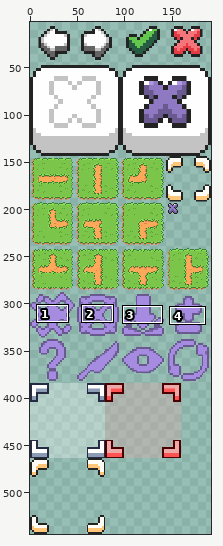
Two versions of one sprite sheet, assets/graphics/sprites/gui.png. The picture above shows the old version from afar; the outline marks the close-up.
Close-up. As it was:
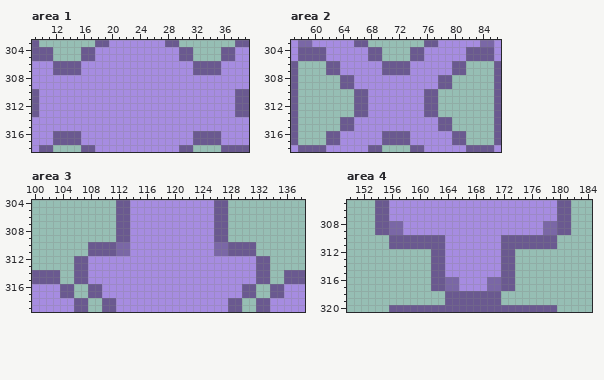
The file is 192x544 pixels. Colours within 5 levels of each other are drawn and written as one. Shown: area 1: x 9..39, y 303..318; area 2: x 57..86, y 303..318; area 3: x 100..138, y 304..319; area 4: x 150..184, y 305..320. The wide view leaves out empty margins. The commit also changed other parts of the picture, which this record leaves out.
The result:
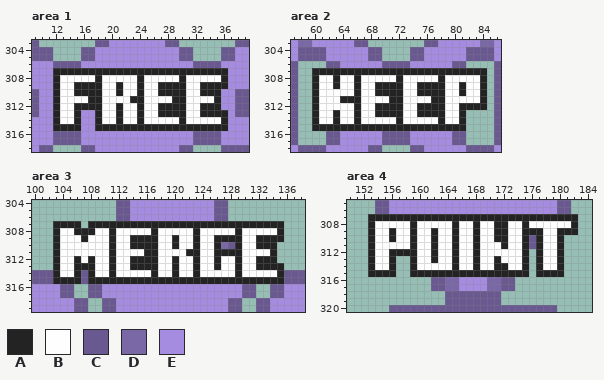
Palette (. is transparent): A #232323  B #fefefe  C #6a5990  D #7a67a6  E #a68ce1
Diff:
--- area 1
@@ x 9..39 @@
 306 EEECCCCEEEEEEEEEEEEEEEECCCCEEEE
-307 EEECCCCEEEEEEEEEEEEEEEECCCCEEEE
-308 EEEEEEEEEEEEEEEEEEEEEEEEEEEEEEE
-309 EEEEEEEEEEEEEEEEEEEEEEEEEEEEEEE
-310 CEEEEEEEEEEEEEEEEEEEEEEEEEEEECC
-311 CEEEEEEEEEEEEEEEEEEEEEEEEEEEECC
-312 CEEEEEEEEEEEEEEEEEEEEEEEEEEEECC
-313 CEEEEEEEEEEEEEEEEEEEEEEEEEEEECC
-314 EEEEEEEEEEEEEEEEEEEEEEEEEEEEEEE
-315 EEEEEEEEEEEEEEEEEEEEEEEEEEEEEEE
+307 EEEAAAAAAAAAAAAAAAAAAAAAAAAAEEE
+308 EEEABBBBBABBBBBABBBBBABBBBBAEEE
+309 EEEABBAAAABBABBABBAAAABBAAAAEEE
+310 CEEABBAAAABBABBABBAAAABBAAAEECC
+311 CEEABBBBAABBBBAABBBBAABBBBAEECC
+312 CEEABBAAAABBABBABBAAAABBAAAEECC
+313 CEEABBAEEABBABBABBAAAABBAAAAECC
+314 EEEABBAEEABBABBABBBBBABBBBBAEEE
+315 EEEAAAAEEAAAAAAAAAAAAAAAAAAAEEE
 316 EEECCCCEEEEEEEEEEEEEEEECCCCEEEE
--- area 2
@@ x 57..86 @@
 306 C....CCEEEEEECCCCEEEEEECC....C
-307 C....CCEEEEEECCCCEEEEEECC....C
-308 C......CCEEEEEEEEEEEECC......C
-309 C......CCEEEEEEEEEEEECC......C
-310 C........CCEEEEEEEECC........C
-311 C........CCEEEEEEEECC........C
-312 C........CCEEEEEEEECC........C
-313 C........CCEEEEEEEECC........C
-314 C......CCEEEEEEEEEEEECC......C
-315 C......CCEEEEEEEEEEEECC......C
+307 C..AAAAAAAAAAAAAAAAAAAAAAAAA.C
+308 C..ABBABBABBBBBABBBBBABBBBBA.C
+309 C..ABBABBABBAAAABBAAAABBABBA.C
+310 C..ABBBBBABBAAAABBAAAABBABBA.C
+311 C..ABBBAAABBBBAABBBBAABBBBBA.C
+312 C..ABBBBBABBAAAABBAAAABBAAAA.C
+313 C..ABBABBABBAAAABBAAAABBA....C
+314 C..ABBABBABBBBBABBBBBABBA....C
+315 C..AAAAAAAAAAAAAAAAAAAAAA....C
 316 C....CCEEEEEECCCCEEEEEECC....C
--- area 3
@@ x 100..138 @@
 306 ............CCEEEEEEEEEEEECC...........
-307 ............CCEEEEEEEEEEEECC...........
-308 ............CCEEEEEEEEEEEECC...........
-309 ............CCEEEEEEEEEEEECC...........
-310 ........CCCCDDEEEEEEEEEEEEDDCCCC.......
-311 ........CCCCDDEEEEEEEEEEEEDDCCCC.......
-312 ......CCEEEEEEEEEEEEEEEEEEEEEEEECC.....
-313 ......CCEEEEEEEEEEEEEEEEEEEEEEEECC.....
-314 CCCC..CCEEEEEEEEEEEEEEEEEEEEEEEECC..CCC
-315 CCCC..CCEEEEEEEEEEEEEEEEEEEEEEEECC..CCC
+307 ...AAAA.AAAAAAAAAAAAAAAAAAAAAAAAAAAA...
+308 ...ABBAAABBABBBBBABBBBBABBBBBABBBBBA...
+309 ...ABBBABBBABBAAAABBABBABBAAAABBAAAA...
+310 ...ABBBBBBBABBAAAABBABBABBADCABBAAA....
+311 ...ABBBBBBBABBBBAABBBBAABBAAAABBBBA....
+312 ...ABBABABBABBAAAABBABBABBABBABBAAA....
+313 ...ABBAAABBABBAAAABBABBABBABBABBAAAA...
+314 CCCABBACABBABBBBBABBABBABBBBBABBBBBACCC
+315 CCCAAAACAAAAAAAAAAAAAAAAAAAAAAAAAAAACCC
 316 EEEECC..CCEEEEEEEEEEEEEEEEEEEECC..CCEEE
--- area 4
@@ x 150..184 @@
 306 ....CCEEEEEEEEEEEEEEEEEEEEEEEECC...
-307 ....CCEEEEEEEEEEEEEEEEEEEEEEEECC...
-308 ....CCDDEEEEEEEEEEEEEEEEEEEEDDCC...
-309 ....CCDDEEEEEEEEEEEEEEEEEEEEDDCC...
-310 ......CCCCCCCCEEEEEEEECCCCCCCC.....
-311 ......CCCCCCCCEEEEEEEECCCCCCCC.....
-312 ............CCEEEEEEEECC...........
-313 ............CCEEEEEEEECC...........
-314 ............CCEEEEEEEECC...........
-315 ............CCEEEEEEEECC...........
+307 ...AAAAAAAAAAAAAAAAAAAAAAAAAAAAAA..
+308 ...ABBBBBABBBBBABBABBAABBABBBBBBA..
+309 ...ABBABBABBABBABBABBAABBAAABBAAA..
+310 ...ABBABBABBABBABBABBAABBACABBA....
+311 ...ABBBBBABBABBABBABBBABBACABBA....
+312 ...ABBAAAABBABBABBABBBBBBA.ABBA....
+313 ...ABBA..ABBABBABBABBABBBA.ABBA....
+314 ...ABBA..ABBBBBABBABBAABBA.ABBA....
+315 ...AAAA..AAAAAAAAAAAAAAAAA.AAAA....
 316 ............CCDDEEEEDDCC...........
Where, in picture pixels (left, top, right, bottom), the same in both close-ups:
changed: (53, 68, 228, 131)
changed: (312, 68, 487, 131)
changed: (53, 221, 284, 284)
changed: (368, 214, 578, 277)
